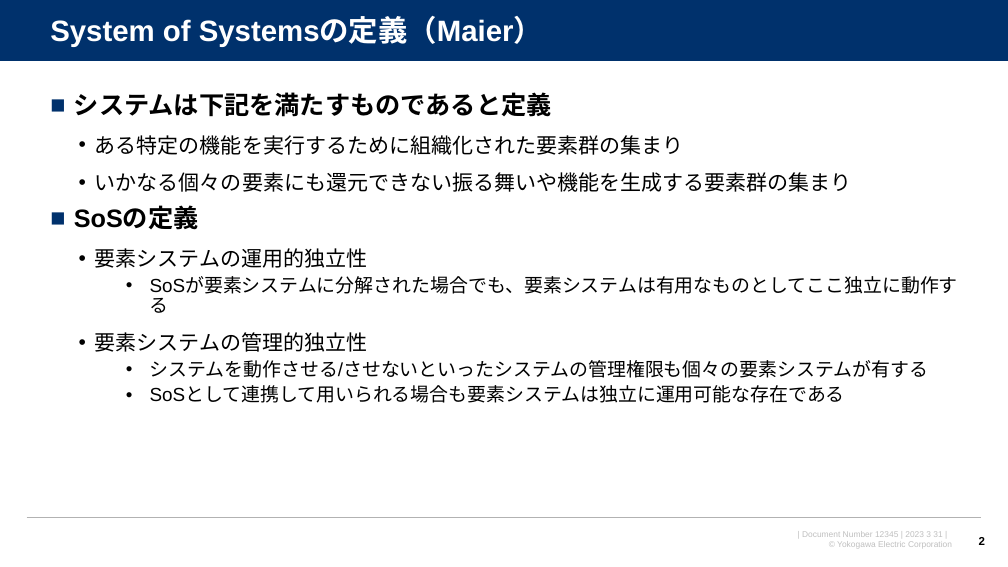
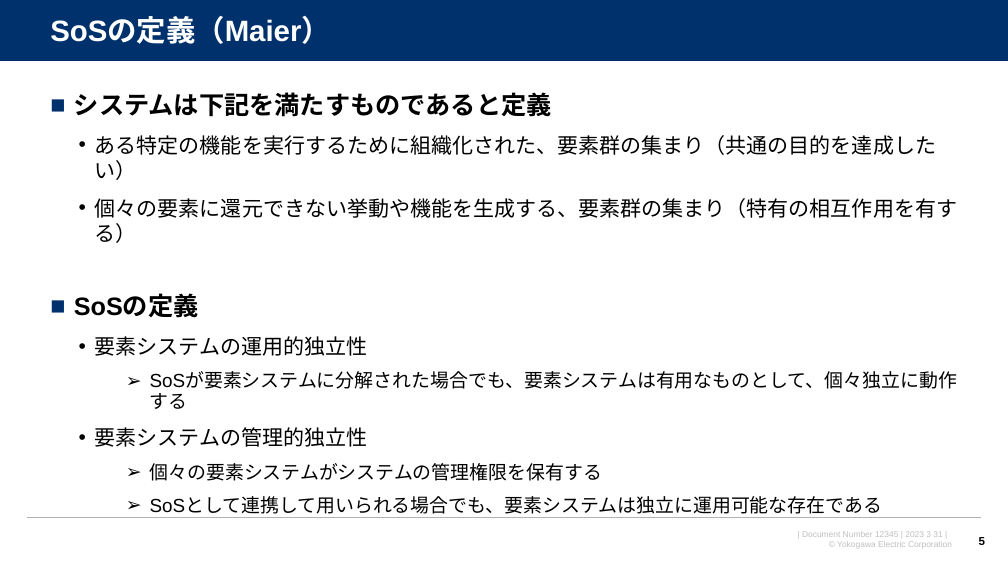
Before and after one commit to watarukumagai-git/opt, a slide deck: slide 5 of SoS/230830_SoS分科会6回_kuma_rev.0.pptx (slide 2 before the commit). Drawn at 1008x567 pixels with LibreOffice and Linux fonts; fonts in the diff are those of the drawing; background and template pictures are left out. Boxes give left, top, right and bottom in pixels: in the first picture for what was removed or moved away, otherwise in the second. Text is boxed around its words. In the diff, an @@ line names an element or a change of style, - is before the commit and + after.

```diff
--- a/SoS/230830_SoS分科会6回_kuma_rev.0.pptx
+++ b/SoS/230830_SoS分科会6回_kuma_rev.0.pptx
@@ title at <box>50,18,331,44</box>: text changed @@
-System of Systemsの定義（Maier）
+SoSの定義（Maier）
@@ text at <box>95,135,957,243</box>: text changed @@
-  • ある特定の機能を実行するために組織化された要素群の集まり
-  • いかなる個々の要素にも還元できない振る舞いや機能を生成する要素群の集まり
+  • ある特定の機能を実行するために組織化された、要素群の集まり（共通の目的を達成したい）
+  • 個々の要素に還元できない挙動や機能を生成する、要素群の集まり（特有の相互作用を有する）
@@ text at <box>150,373,957,409</box>: text changed @@
-    • SoSが要素システムに分解された場合でも、要素システムは有用なものとしてここ独立に動作する
+    ➢ SoSが要素システムに分解された場合でも、要素システムは有用なものとして、個々独立に動作する
@@ text at <box>150,463,883,514</box>: text changed @@
-    • システムを動作させる/させないといったシステムの管理権限も個々の要素システムが有する
-    • SoSとして連携して用いられる場合も要素システムは独立に運用可能な存在である
+    ➢ 個々の要素システムがシステムの管理権限を保有する
+    ➢ SoSとして連携して用いられる場合でも、要素システムは独立に運用可能な存在である
@@ page number at <box>979,536,985,548</box>: text changed @@
-2
+5
```
Also in this commit, not shown: 3 other slides changed, 9 slides added, 18 slides removed.
